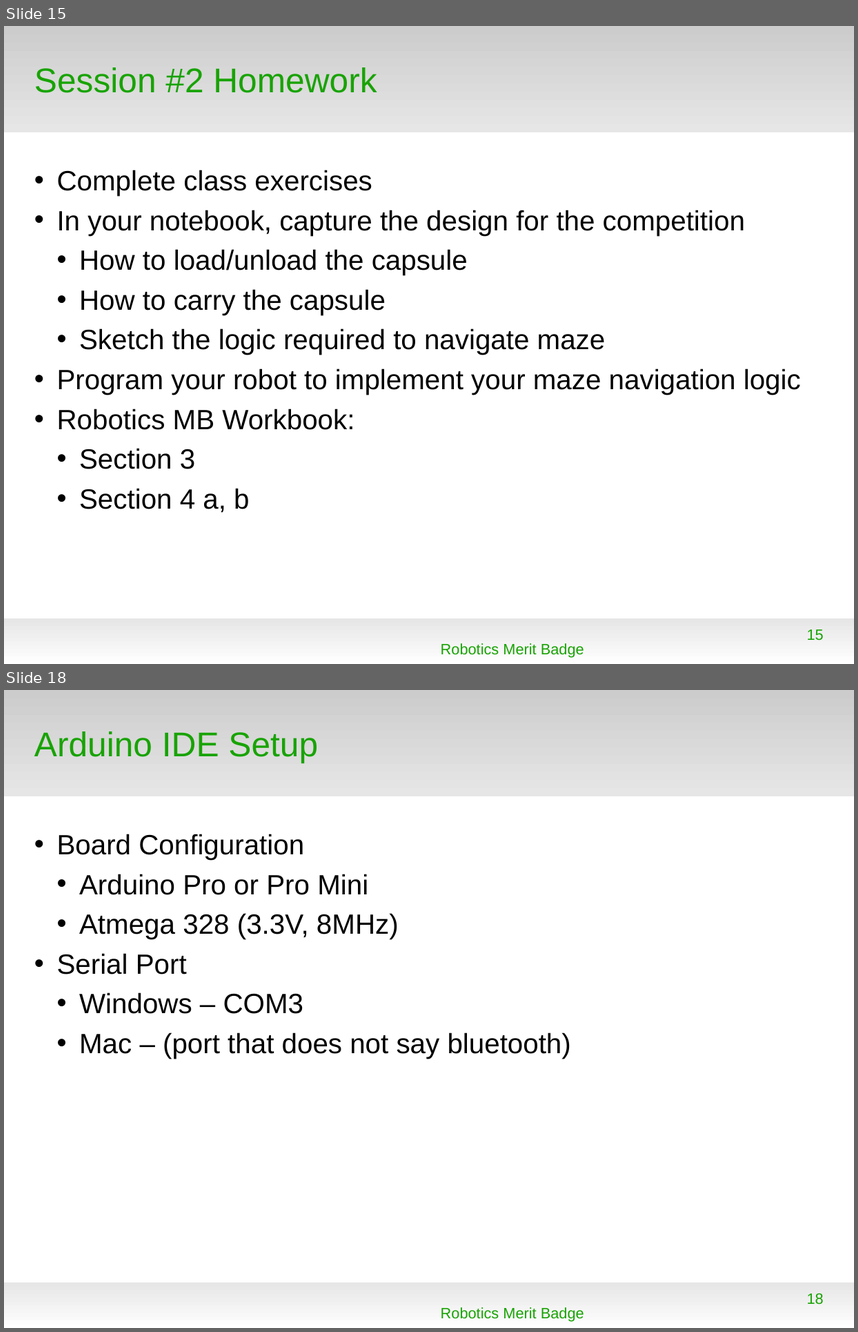
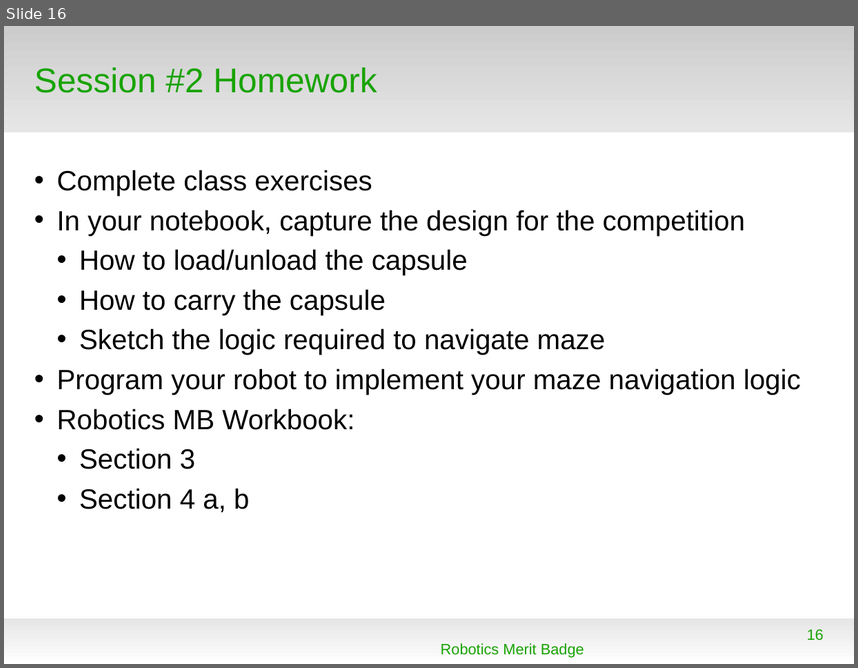
Before and after one commit to spiderman-2099/RoboticsMB, a slide deck: doc/RMB_Session2.odp. Shown one above the other, each under a label of ours: slides 15 and 18 before the commit, slide 16 after it; the slides between them are not shown. The pictures are 858x1332 and 858x668 pixels, drawn with LibreOffice and Linux fonts; fonts in the diff are those of the drawing; background and template pictures are left out. Boxes give left, top, right and bottom in pixels: in the first picture for what was removed or moved away, otherwise in the second. Text is boxed around its words. In the diff, an @@ line names an element or a change of style, - is before the commit and + after.

```diff
--- a/doc/RMB_Session2.odp
+++ b/doc/RMB_Session2.odp
@@ slide 18 removed at (x1=4, y1=690, x2=854, y2=1328), background #FFFFFF; not listed: 2 template elements that a slide beside it also shows @@
@@ title removed at (x1=34, y1=731, x2=318, y2=763) @@
-Arduino IDE Setup
@@ text removed at (x1=57, y1=834, x2=571, y2=1058) @@
-• Board Configuration
-  • Arduino Pro or Pro Mini
-  • Atmega 328 (3.3V, 8MHz)
-• Serial Port
-  • Windows – COM3
-  • Mac – (port that does not say bluetooth)
@@ text removed at (x1=441, y1=1307, x2=584, y2=1321) @@
-Robotics Merit Badge
@@ page number removed at (x1=807, y1=1293, x2=824, y2=1304) @@
-18
@@ what was slide 15 is now slide 16 @@
@@ page number at (x1=807, y1=629, x2=824, y2=639): text changed @@
-15
+16
```
Also in this commit, not shown: 1 slide changed, 1 slide added, 11 other slides removed, 2 other files.
